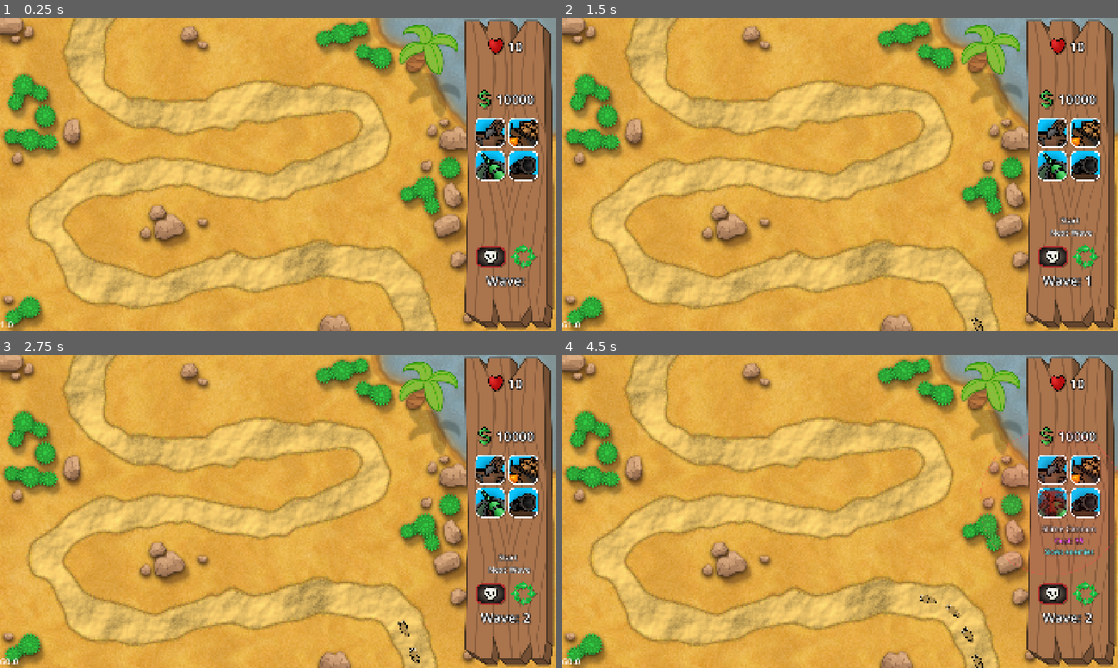
Above: before the commit, frames 1-4 (two rows, left to right).
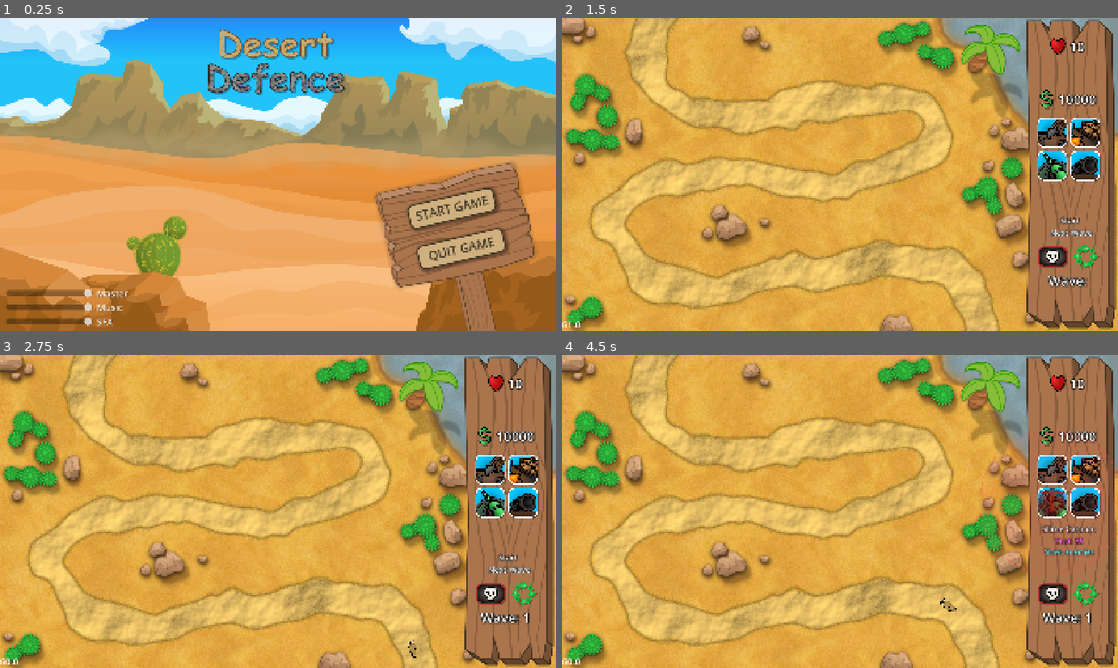
Above: after the commit, the same moments.

Repository: Crimbane/tower-defense
Game: Godot game, scene res://Stages/Main Menu/main_menu.tscn
Same seed, same stepped clock (60 frames per second), same inputs: the game is played once before the commit and once after it. Before the commit the project starts from res://Stages/Game/desert_map.tscn. Sound files missing from this copy of the repository are replaced by a short silence.
Inputs (mouse positions are in pixels of both pictures, inside the frame that each line leads up to):
- Up to frame 1 (0.25 s): no input
- Up to frame 2 (1.5 s): click (1012, 208) at 0.5 s, where only the run after the commit has a clickable "START GAME"; click (1051, 255) at 1.25 s
- Up to frame 3 (2.75 s): click (489, 592) at 2 s
- Up to frame 4 (4.5 s): click (1051, 470) at 2.75 s; click (1084, 470) at 3.5 s; click (1051, 502) at 4.25 s

The runs differ from the first frame. In frame 1, 88% of the frame differs, in the area x 0-100%, y 0-100%; in frame 2, 0.3%; in frame 3, 0.2%; in frame 4, 0.3%.

Commit message:
Small changes
- Changed starting scene
- Main menu quit button sounds
- Harder Enemies start spawning later

Diff:
--- a/Entities/Enemies/boar.tscn
+++ b/Entities/Enemies/boar.tscn
@@ -61,7 +61,7 @@
 sprite = NodePath("AnimatedSprite2D")
 burnTimer = NodePath("BurnTimer")
 unitCost = 2
-minSpawnableWave = 5
+minSpawnableWave = 10
 baseSpeed = 200
 
 [node name="Hitbox" type="Area2D" parent="." unique_id=2000332408 groups=["Enemy"]]
--- a/Entities/Enemies/lizard.tscn
+++ b/Entities/Enemies/lizard.tscn
@@ -62,8 +62,8 @@
 armorBar = NodePath("Armor Bar")
 sprite = NodePath("AnimatedSprite2D")
 burnTimer = NodePath("BurnTimer")
-unitCost = 4
-minSpawnableWave = 7
+unitCost = 5
+minSpawnableWave = 25
 armor = 50
 
 [node name="Hitbox" type="Area2D" parent="." unique_id=2000332408 groups=["Enemy"]]
--- a/Entities/Enemies/scorpion.tscn
+++ b/Entities/Enemies/scorpion.tscn
@@ -63,8 +63,8 @@
 sprite = NodePath("AnimatedSprite2D")
 burnTimer = NodePath("BurnTimer")
 unitCost = 2
-minSpawnableWave = 3
-maxHealth = 100
+minSpawnableWave = 5
+maxHealth = 80
 
 [node name="Hitbox" type="Area2D" parent="." unique_id=2000332408 groups=["Enemy"]]
 collision_layer = 4
--- a/Stages/Main Menu/quit_game_button.gd
+++ b/Stages/Main Menu/quit_game_button.gd
@@ -5,10 +5,11 @@
 func _ready() -> void:
 	pressed.connect(quitGame)
 
-	#mouse_entered.connect(SoundManager.playMenuButtonHoverSound)
+	mouse_entered.connect(SoundManager.playButtonHoverSound)
 
 
 func quitGame() -> void:
+	SoundManager.playButtonClickSound()
 	#GameManager.saveGame()
 	#GameManager.saveSettings()
 
--- a/project.godot
+++ b/project.godot
@@ -10,8 +10,8 @@
 
 [application]
 
-config/name="Tower Defense"
-run/main_scene="uid://cpml1qr8qustr"
+config/name="Desert Defense"
+run/main_scene="uid://cdvot8oh4lcls"
 config/features=PackedStringArray("4.7", "Forward Plus")
 config/icon="res://icon.svg"
 
